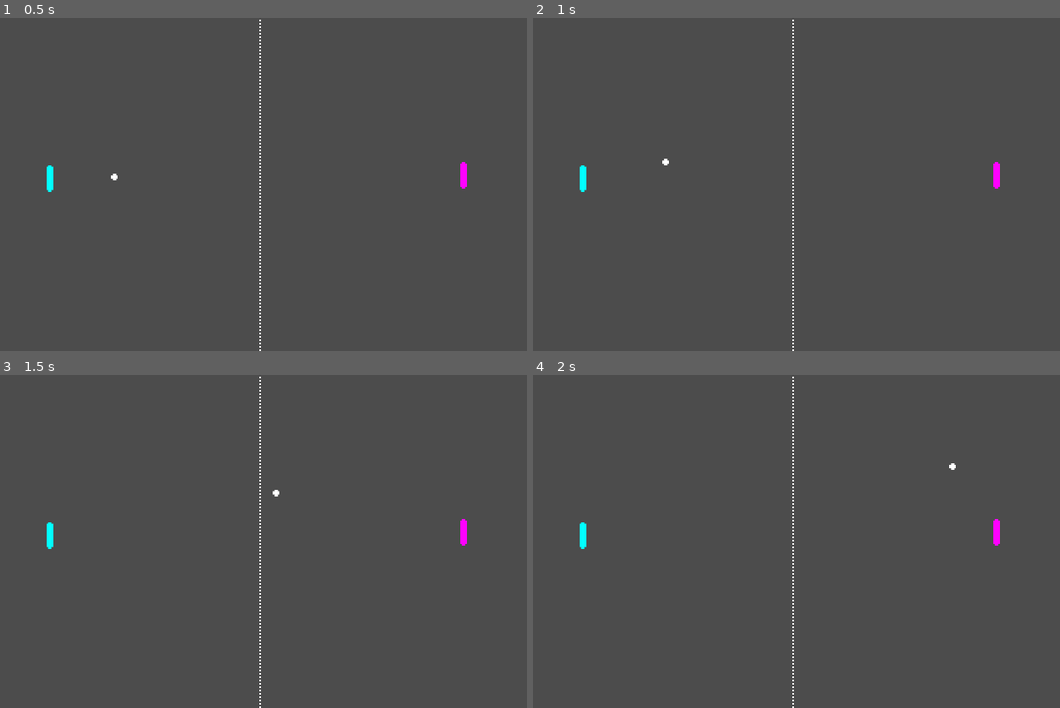
Above: before the commit, frames 1-4 (two rows, left to right).
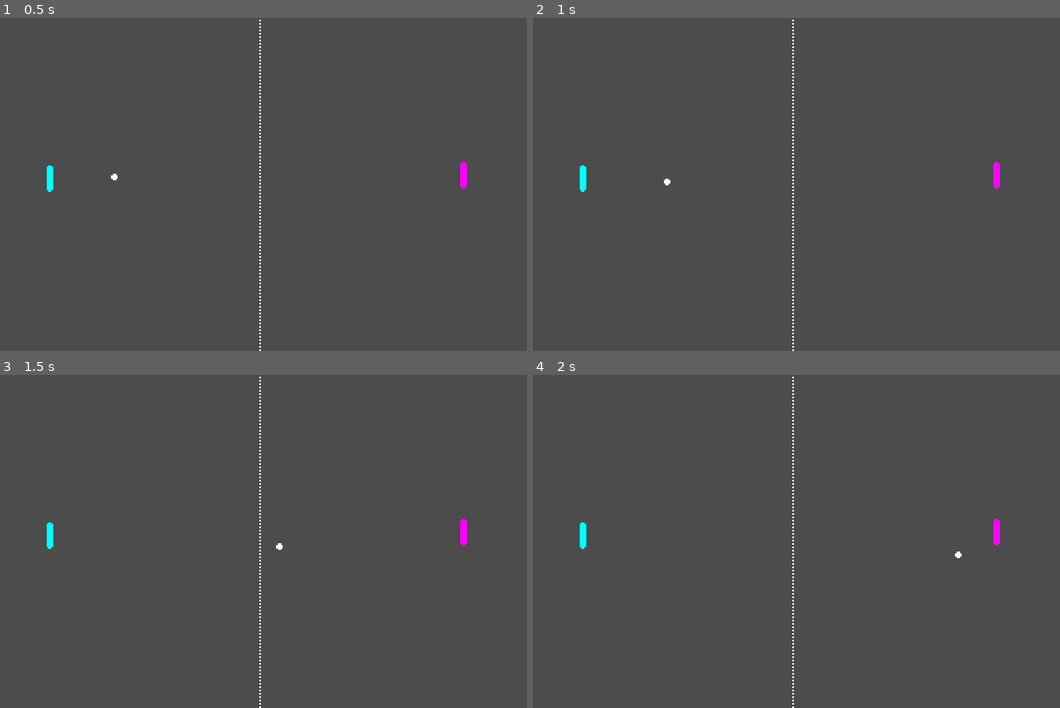
Above: after the commit, the same moments.

Repository: bryal/godot-pong
Game: Godot game, scene res://pong.tscn
Two runs of this game, one before a commit and one after it. Both use one fixed random seed, a clock stepped at 60 frames per second and the inputs below.
Inputs:
- Up to frame 1 (0.5 s): no input
- Up to frame 2 (1 s): tap Enter at 0.5 s
- Up to frame 3 (1.5 s): no input
- Up to frame 4 (2 s): no input

Frame 1 is identical in both runs. In frame 2, less than 0.1% of the frame differs, in the area x 24-27%, y 42-51%; in frame 3, less than 0.1%; in frame 4, less than 0.1%.

Commit message:
Stop paddle when top/bottom, not midpoint, reaches edge
Also adjust ball bounce angle

Diff:
--- a/ball.gd
+++ b/ball.gd
@@ -17,9 +17,9 @@
 
 func hit_paddle(area):
     var dist_from_mid = position.y - area.position.y
-    var paddle_height = area.get_node("collision").shape.extents.y
-    var rel_dist_from_mid = dist_from_mid / paddle_height
-    var dir_y = rel_dist_from_mid * 2
+    var paddle_height = area.height()
+    var rel_dist_from_mid = dist_from_mid / (paddle_height / 2)
+    var dir_y = (rel_dist_from_mid + (randf() - 0.5) / 2) * 1.2
     direction = Vector2((-1) * sign(direction.x), dir_y).normalized()
 
 func hit_ceiling_floor():
--- a/paddle.gd
+++ b/paddle.gd
@@ -2,11 +2,20 @@
 
 const MOVE_SPEED = 260
 
+func height():
+    return get_node("collision").shape.extents.y * 2
+
+func top():
+    return position.y - height() / 2
+
+func bottom():
+    return position.y + height() / 2
+
 func _process(delta):
     var which = get_name()
-
+    var h = height()
     # move up and down based on input
-    if Input.is_action_pressed(which+"_move_up") and position.y > 0:
+    if Input.is_action_pressed(which+"_move_up") and top() > 0:
         position.y -= MOVE_SPEED * delta
-    if Input.is_action_pressed(which+"_move_down") and position.y < get_viewport_rect().size.y:
+    if Input.is_action_pressed(which+"_move_down") and bottom() < get_viewport_rect().size.y:
         position.y += MOVE_SPEED * delta
--- a/pong.tscn
+++ b/pong.tscn
@@ -64,7 +64,7 @@
 audio_bus_override = false
 audio_bus_name = "Master"
 script = ExtResource( 1 )
-_sections_unfolded = [ "Collision" ]
+_sections_unfolded = [ "Collision", "Transform" ]
 
 [node name="sprite" type="Sprite" parent="right" index="0"]
 
